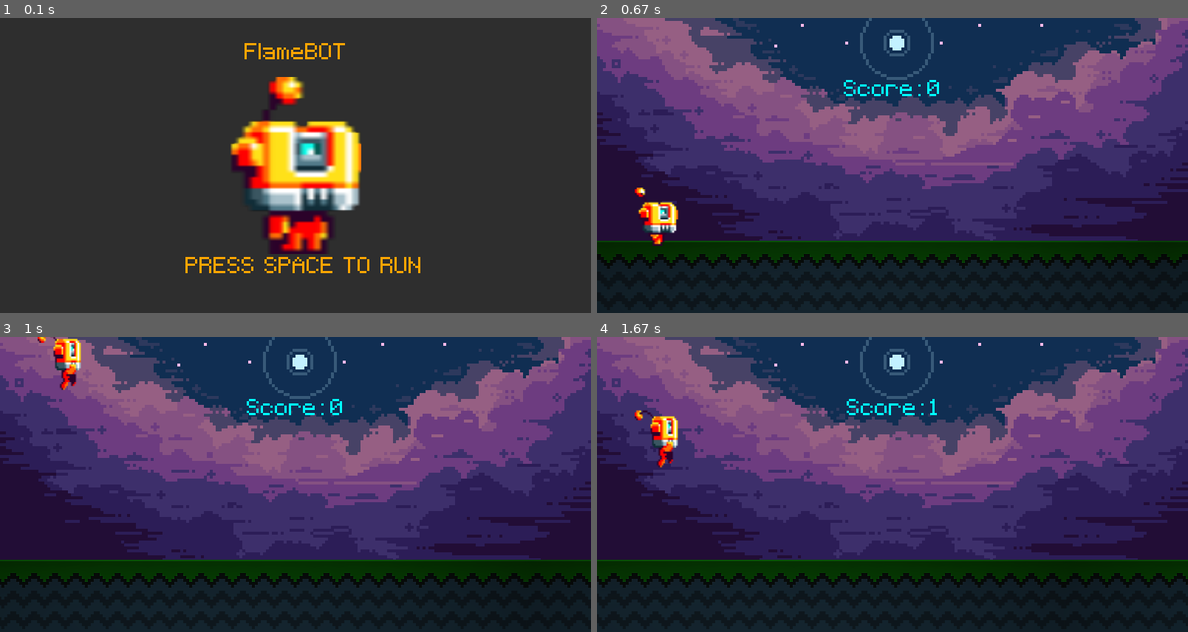
Above: before the commit, frames 1-4 (two rows, left to right).
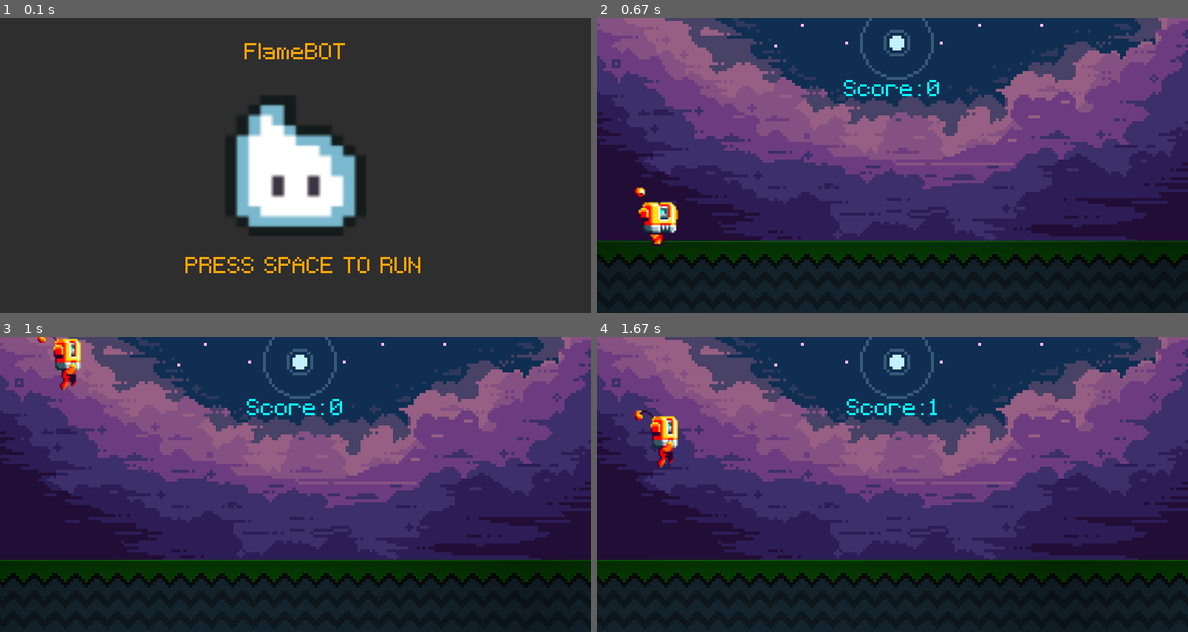
Above: after the commit, the same moments.

Repository: Hpollard003/FlameBot
Game: pygame game, started from pygame/main.py
The game is run twice, just before and just after one commit, with the same random seed, the same clock (stepped at 60 frames per second) and the same inputs.
Inputs (mouse positions are in pixels of both pictures, inside the frame that each line leads up to):
- Up to frame 1 (0.1 s): no input
- Up to frame 2 (0.67 s): tap Space at 0.33 s
- Up to frame 3 (1 s): click (59, 537) at 0.72 s
- Up to frame 4 (1.67 s): click (656, 537) at 1.55 s

The runs differ from the first frame. In frame 1, 9.6% of the frame differs, in the area x 38-62%, y 20-80%; in frame 2, nothing differs; in frame 3, nothing differs; in frame 4, nothing differs.

Commit message:
Update Gameover screen

Diff:
--- a/pygame/main.py
+++ b/pygame/main.py
@@ -93,7 +93,7 @@
 player_gravity = 0
 
 # Intro Robot
-player_stand = pygame.image.load('graphics/Player/player.png').convert_alpha()
+player_stand = pygame.image.load('graphics/enemy/Blue/blue1.png').convert_alpha()
 player_stand = pygame.transform.rotozoom(player_stand,0,3)
 player_stand_rect = player_stand.get_rect(center = (400,200))
 
@@ -101,6 +101,9 @@
 intro_text_surf = pixel_font.render("FlameBOT", False, "orange")
 intro_text_rect = intro_text_surf.get_rect(center = (400, 50))
 
+# Game Over
+go_text_surf = pixel_font.render("You Died", False, "Red")
+go_text_rect = intro_text_surf.get_rect(center = (400, 50))
 
 # How to Start Game
 start_text_surf = pixel_font.render("PRESS  SPACE  TO  RUN", False, "orange")
@@ -187,11 +190,12 @@
 
         score_message = pixel_font.render(f'Your Score: {score}' , False, 'orange')
         score_message_rect = score_message.get_rect(center = (400,340))
-        screen.blit(intro_text_surf, intro_text_rect)
 
         if score == 0:
+            screen.blit(intro_text_surf, intro_text_rect)
             screen.blit(start_text_surf, start_text_rect)
         else:
+            screen.blit(go_text_surf, go_text_rect)
             screen.blit(score_message, score_message_rect)
 
 
